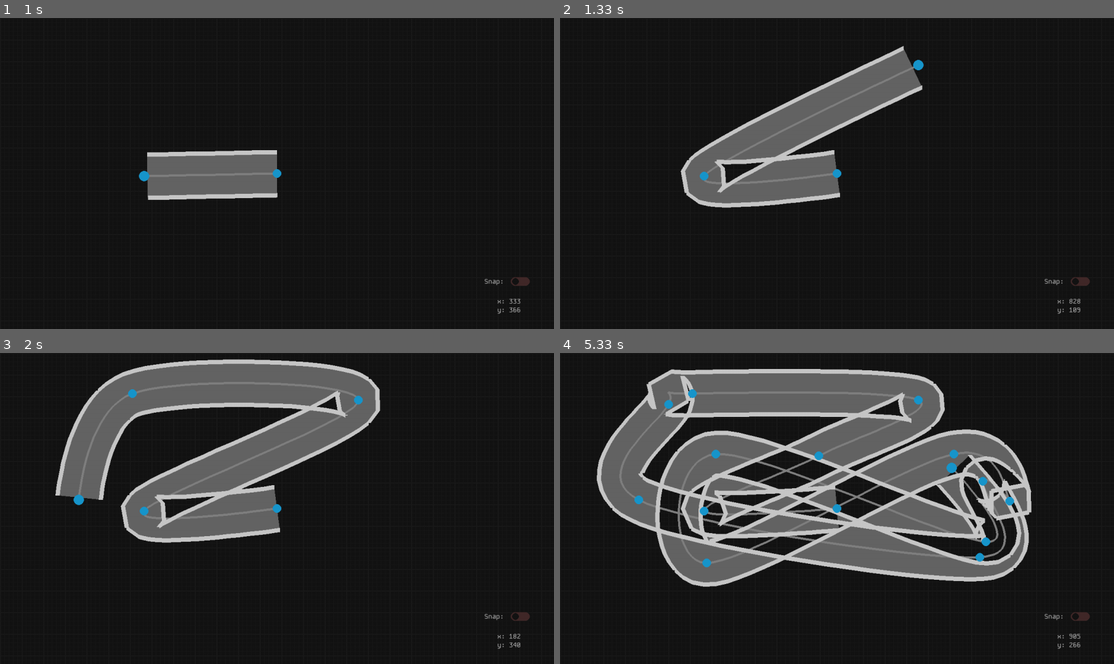
Above: before the commit, frames 1-4 (two rows, left to right).
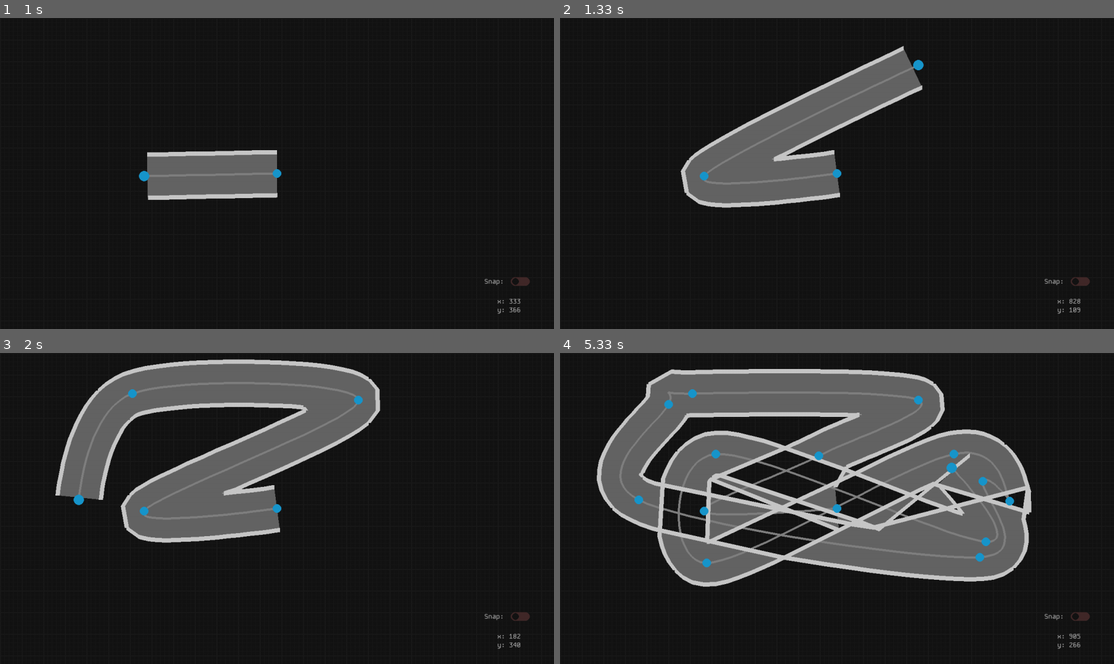
Above: after the commit, the same moments.

Repository: Raphael-W/Racing-Line
Game: pygame game, started from Software/main.py
Same seed, same stepped clock (60 frames per second), same inputs: the game is played once before the commit and once after it.
Inputs (mouse positions are in pixels of both pictures, inside the frame that each line leads up to):
- Up to frame 1 (1 s): click (277, 173) at 0.38 s; click (144, 176) at 0.72 s
- Up to frame 2 (1.33 s): click (920, 64) at 1.05 s
- Up to frame 3 (2 s): click (132, 393) at 1.38 s; click (77, 499) at 1.72 s
- Up to frame 4 (5.33 s): click (820, 455) at 2.05 s; click (981, 558) at 2.38 s; click (981, 480) at 2.72 s; click (1008, 502) at 3.05 s; click (953, 452) at 3.38 s; click (670, 402) at 3.72 s; click (704, 561) at 4.05 s; click (715, 452) at 4.38 s; click (986, 542) at 4.72 s; click (953, 468) at 5.05 s

Frame 1 is identical in both runs. In frame 2, 0.6% of the frame differs, in the area x 27-40%, y 43-57%; in frame 3, 1.0%; in frame 4, 9.6%, in the area x 14-85%, y 7-69%.

Commit message:
Implemented de-kink algorithm

Diff:
--- a/Software/spline.py
+++ b/Software/spline.py
@@ -14,6 +14,13 @@
 
     return (counterClockwise(point1, point2, point3) != counterClockwise(point2, point3, point4) and
             counterClockwise(point1, point2, point3) != counterClockwise(point1, point2, point4))
+
+def findKink(point, linePoints, width):
+    kinkFound = False
+    for pointIndex in range(len(linePoints)):
+        kinkFound = kinkFound or (pointDistance(point, linePoints[pointIndex]) < width)
+    return kinkFound
+
 
 #Returns a position on the curve given t and the control points
 def calculateSpline(control_points, t, calcGrad = False):
@@ -126,6 +133,7 @@
 
         self.points.insert(index, anchorObject)
         self.computeSpline()
+        self.computeTrackEdges()
 
     def remove(self, index = -1):
         if index == -1:
@@ -134,6 +142,7 @@
         if len(self.points) - 1 >= index:
             self.points.pop(index)
             self.computeSpline()
+            self.computeTrackEdges()
 
     def undo(self):
         print("Undo")
@@ -170,12 +179,8 @@
                 t = tInt / resolution
                 self.splinePoints[tInt] = (calculateSpline(self.returnPointCoords(), t))
 
-            self.computeTrackEdges(updatePoints = updatePoints, width = 50)
-
-    def computeTrackEdges(self, updatePoints = [], width = 50):
-        perSegRes = len(self.splinePoints) // len(self.points) - 1
-
-        if len(self.points) >= 2:
+    def computeTrackEdges(self, perSegRes = 20, updatePoints = [], width = 50):
+        if len(self.splinePoints) >= 2:
             if len(updatePoints) > 0:
                 self.leftTrackEdge += [''] * (len(self.splinePoints) - len(self.leftTrackEdge) - 1)
                 self.rightTrackEdge += [''] * (len(self.splinePoints) - len(self.rightTrackEdge) - 1)
@@ -201,6 +206,20 @@
                 self.leftTrackEdge[seg] = (newXLeft, newYLeft)
                 self.rightTrackEdge[seg] = (newXRight, newYRight)
 
+            nonKinkIndex = 0
+            for point in range(len(self.rightTrackEdge) - 1):
+                if findKink(self.rightTrackEdge[point], self.splinePoints, width - 3):
+                    self.rightTrackEdge[point] = self.rightTrackEdge[nonKinkIndex]
+                else:
+                    nonKinkIndex = point
+
+            nonKinkIndex = 0
+            for point in range(len(self.leftTrackEdge) - 1):
+                if findKink(self.leftTrackEdge[point], self.splinePoints, width - 3):
+                    self.leftTrackEdge[point] = self.leftTrackEdge[nonKinkIndex]
+                else:
+                    nonKinkIndex = point
+
     def update(self, mousePosX, mousePosY, screenWidth, screenHeight, screenBorder, pygame, offset, snap):
         self.pointsSelected = [point for point in self.points if point.pointSelected]
 
@@ -212,7 +231,9 @@
             point.update(mousePosX, mousePosY, screenWidth, screenHeight, screenBorder, pygame, offset, snap)
 
         if len(self.pointsSelected) > 0:
-            self.computeSpline(updatePoints = [self.points.index(point) for point in self.pointsSelected])
+            updatePoints = [self.points.index(point) for point in self.pointsSelected]
+            self.computeSpline(updatePoints = updatePoints)
+            self.computeTrackEdges(updatePoints = updatePoints, width = 50)
 
 
     def draw(self, programColours, screen, pygame, offset):
